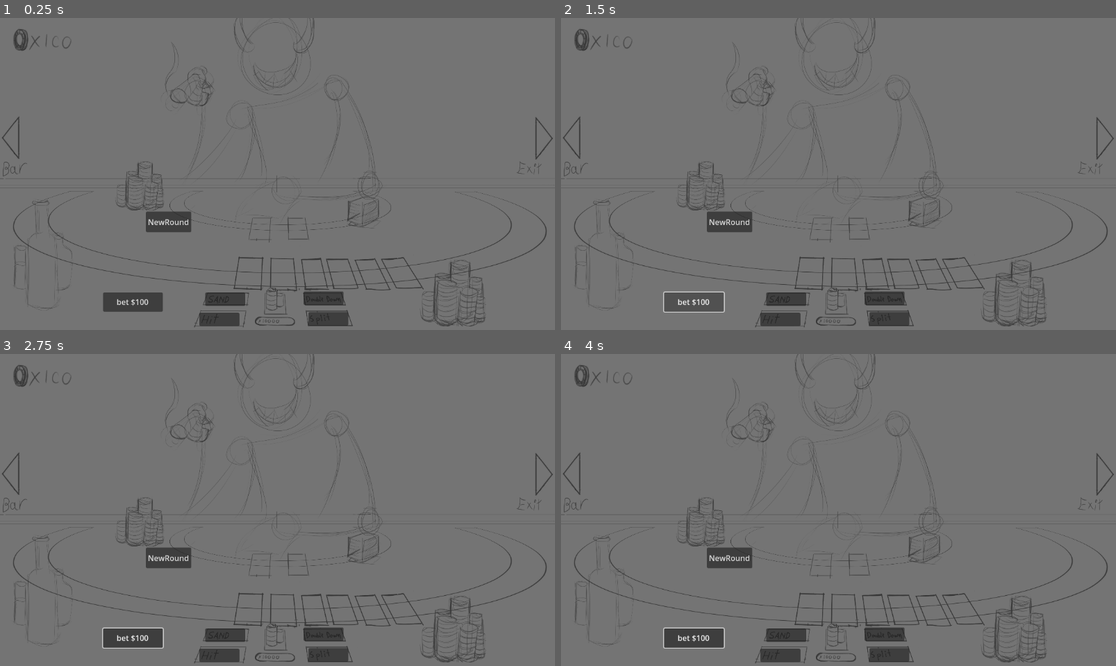
Above: before the commit, frames 1-4 (two rows, left to right).
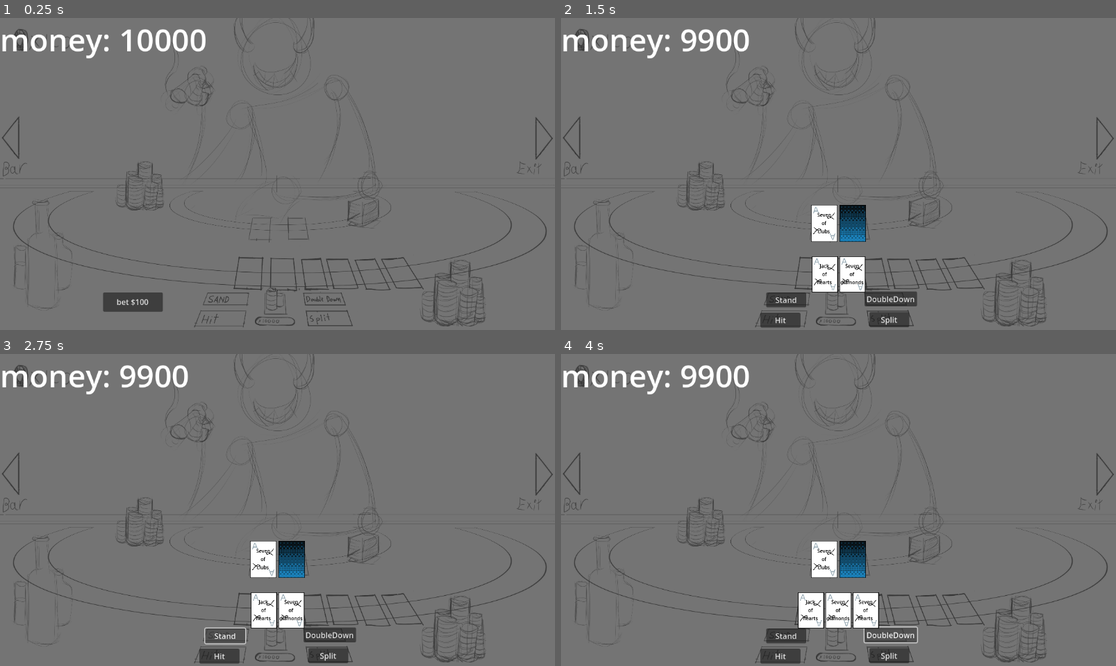
Above: after the commit, the same moments.

Repository: Green-Shirt-Games/GWJ-83
Game: Godot game, scene res://Scenes/table_scene.tscn
Two runs of this game, one before a commit and one after it. Both use one fixed random seed, a clock stepped at 60 frames per second and the inputs below. This scene is started directly instead of the project's main scene.
Inputs (mouse positions are in pixels of both pictures, inside the frame that each line leads up to; where the layout moved, square brackets give the same spot in the first picture):
- Up to frame 1 (0.25 s): no input
- Up to frame 2 (1.5 s): click (788, 298) at 0.52 s; click "bet $100" at 1.25 s
- Up to frame 3 (2.75 s): click (227, 634) at 2 s
- Up to frame 4 (4 s): click (783, 656) at 2.75 s; click (888, 634) [882, 634] at 3.5 s

The runs differ from the first frame. In frame 1, 2.7% of the frame differs, in the area x 0-63%, y 3-99%; in frame 2, 4.7%; in frame 3, 4.8%; in frame 4, 5.3%, in the area x 0-65%, y 3-100%.
Error before the commit: Parse Error: Could not find type "GAME_STATES" in the current scope. (res://Scripts/table_scene.gd:7)

Commit message:
mid-progress break

Diff:
--- a/Scenes/SubScenes/card_visual.tscn
+++ b/Scenes/SubScenes/card_visual.tscn
@@ -4,31 +4,46 @@
 [ext_resource type="Texture2D" uid="uid://n5jnt3i647ax" path="res://Assets/Placeholders/ph_card_front.png" id="2_81gq5"]
 [ext_resource type="Texture2D" uid="uid://di7rlqs3bru4s" path="res://Assets/Placeholders/ph_card_back.png" id="3_v2y36"]
 
-[node name="CardVisual" type="Node2D" node_paths=PackedStringArray("front_sprite", "back_sprite")]
+[node name="CardVisual" type="TextureRect" node_paths=PackedStringArray("temp_card_info")]
+anchors_preset = -1
+anchor_right = 0.217014
+anchor_bottom = 0.540123
+grow_horizontal = 2
+grow_vertical = 2
+size_flags_vertical = 3
+mouse_filter = 2
+texture = ExtResource("2_81gq5")
+expand_mode = 3
 script = ExtResource("1_06vqg")
 face_up = true
-front_sprite = NodePath("CardFront")
-back_sprite = NodePath("CardBack")
-metadata/_edit_lock_ = true
+front_sprite = ExtResource("2_81gq5")
+back_sprite = ExtResource("3_v2y36")
+temp_card_info = NodePath("Control/temp_CardInfo")
+metadata/_edit_use_anchors_ = true
 
-[node name="CardFront" type="Sprite2D" parent="."]
-texture = ExtResource("2_81gq5")
-metadata/_edit_lock_ = true
+[node name="Control" type="Control" parent="."]
+layout_mode = 1
+anchors_preset = 15
+anchor_right = 1.0
+anchor_bottom = 1.0
+grow_horizontal = 2
+grow_vertical = 2
+mouse_filter = 2
+metadata/_edit_use_anchors_ = true
 
-[node name="CardBack" type="Sprite2D" parent="."]
-visible = false
-texture = ExtResource("3_v2y36")
-metadata/_edit_lock_ = true
-
-[node name="temp_CardInfo" type="Label" parent="."]
-offset_left = -120.0
-offset_top = -170.0
-offset_right = 119.0
-offset_bottom = 171.0
+[node name="temp_CardInfo" type="Label" parent="Control"]
+layout_mode = 1
+anchors_preset = 15
+anchor_right = 1.0
+anchor_bottom = 1.0
+grow_horizontal = 2
+grow_vertical = 2
 size_flags_horizontal = 4
-mouse_filter = 0
 theme_override_colors/font_color = Color(0, 0, 0, 1)
-theme_override_font_sizes/font_size = 32
+theme_override_font_sizes/font_size = 10
 text = "Ace of Spades"
 horizontal_alignment = 1
 vertical_alignment = 1
+text_overrun_behavior = 1
+visible_characters_behavior = 1
+metadata/_edit_use_anchors_ = true
--- a/Scenes/table_scene.tscn
+++ b/Scenes/table_scene.tscn
@@ -1,44 +1,86 @@
-[gd_scene load_steps=3 format=3 uid="uid://c3fhimy2ae3ts"]
+[gd_scene load_steps=4 format=3 uid="uid://c3fhimy2ae3ts"]
 
 [ext_resource type="Texture2D" uid="uid://sgy263fhrdw2" path="res://Assets/ScenePlans/Black_Jack_Table_V02.3.png" id="1_rijoi"]
 [ext_resource type="Script" uid="uid://c2ykj02lybxxg" path="res://Scripts/table_scene.gd" id="1_u3oja"]
+[ext_resource type="Script" uid="uid://cc0j6473b8qdl" path="res://Scripts/Classes/card_hand.gd" id="3_hwd2d"]
 
-[node name="TableScene" type="Control"]
+[node name="TableScene" type="Control" node_paths=PackedStringArray("player_hands", "dealer_hand", "bet_buttons_container", "play_buttons_container", "player_money_label")]
 layout_mode = 3
 anchors_preset = 15
 anchor_right = 1.0
 anchor_bottom = 1.0
 grow_horizontal = 2
 grow_vertical = 2
+mouse_filter = 2
 script = ExtResource("1_u3oja")
+player_hands = NodePath("PlayerHands")
+dealer_hand = NodePath("DealerHand")
+bet_buttons_container = NodePath("BetButtons")
+play_buttons_container = NodePath("PlayButtons")
+player_money_label = NodePath("PlayerMoneyLabel")
 
-[node name="StandButton" type="Button" parent="." groups=["PlayButtons"]]
+[node name="PlayerMoneyLabel" type="Label" parent="."]
+layout_mode = 0
+offset_right = 326.0
+offset_bottom = 108.0
+theme_override_font_sizes/font_size = 64
+text = "10000"
+
+[node name="BetButtons" type="Control" parent="."]
+anchors_preset = 0
+offset_right = 40.0
+offset_bottom = 40.0
+mouse_filter = 2
+
+[node name="temp_place_100_bet" type="Button" parent="BetButtons"]
+layout_mode = 0
+offset_left = 214.0
+offset_top = 570.0
+offset_right = 338.0
+offset_bottom = 610.0
+text = "bet $100"
+
+[node name="PlayButtons" type="Control" parent="."]
+visible = false
+layout_mode = 1
+anchors_preset = 15
+anchor_right = 1.0
+anchor_bottom = 1.0
+grow_horizontal = 2
+grow_vertical = 2
+mouse_filter = 2
+
+[node name="StandButton" type="Button" parent="PlayButtons"]
 layout_mode = 0
 offset_left = 426.0
 offset_top = 570.0
 offset_right = 509.0
 offset_bottom = 598.0
+text = "Stand"
 
-[node name="HitButton" type="Button" parent="." groups=["PlayButtons"]]
+[node name="HitButton" type="Button" parent="PlayButtons"]
 layout_mode = 0
 offset_left = 414.0
 offset_top = 612.0
 offset_right = 497.0
 offset_bottom = 640.0
+text = "Hit"
 
-[node name="DoubleDownButton" type="Button" parent="." groups=["PlayButtons"]]
+[node name="DoubleDownButton" type="Button" parent="PlayButtons"]
 layout_mode = 0
 offset_left = 630.0
 offset_top = 568.0
 offset_right = 713.0
 offset_bottom = 596.0
+text = "DoubleDown"
 
-[node name="SplitButton" type="Button" parent="." groups=["PlayButtons"]]
+[node name="SplitButton" type="Button" parent="PlayButtons"]
 layout_mode = 0
 offset_left = 640.0
 offset_top = 611.0
 offset_right = 723.0
 offset_bottom = 639.0
+text = "Split"
 
 [node name="ScenePlan" type="TextureRect" parent="."]
 z_index = -10
@@ -48,6 +90,7 @@
 anchor_bottom = 1.0
 grow_horizontal = 2
 grow_vertical = 2
+mouse_filter = 2
 texture = ExtResource("1_rijoi")
 expand_mode = 1
 metadata/_edit_lock_ = true
@@ -60,13 +103,16 @@
 anchor_bottom = 1.0
 grow_horizontal = 2
 grow_vertical = 2
+mouse_filter = 2
 color = Color(0.278431, 0.278431, 0.278431, 0.756863)
 metadata/_edit_lock_ = true
 
 [node name="temp_buttons" type="Control" parent="."]
+visible = false
 anchors_preset = 0
 offset_right = 40.0
 offset_bottom = 40.0
+mouse_filter = 2
 
 [node name="NewRound" type="Button" parent="temp_buttons"]
 layout_mode = 0
@@ -77,10 +123,43 @@
 text = "NewRound
 "
 
-[node name="temp_place_100_bet" type="Button" parent="." groups=["BetButtons"]]
+[node name="DrawCardsButton" type="Button" parent="temp_buttons"]
 layout_mode = 0
-offset_left = 214.0
-offset_top = 570.0
-offset_right = 338.0
-offset_bottom = 610.0
-text = "bet $100"
+offset_left = 290.0
+offset_top = 449.0
+offset_right = 384.0
+offset_bottom = 480.0
+text = "draw cards"
+
+[node name="PlayerHands" type="HBoxContainer" parent="."]
+layout_mode = 0
+offset_top = 495.0
+offset_right = 1152.0
+offset_bottom = 570.0
+theme_override_constants/separation = 18
+alignment = 1
+
+[node name="PlayerHand_0" type="HBoxContainer" parent="PlayerHands"]
+z_index = 7
+layout_mode = 2
+mouse_filter = 2
+alignment = 1
+script = ExtResource("3_hwd2d")
+metadata/_custom_type_script = "uid://cc0j6473b8qdl"
+
+[node name="DealerHand" type="HBoxContainer" parent="."]
+z_index = 7
+layout_mode = 0
+offset_top = 388.0
+offset_right = 1152.0
+offset_bottom = 465.0
+mouse_filter = 2
+alignment = 1
+script = ExtResource("3_hwd2d")
+metadata/_custom_type_script = "uid://cc0j6473b8qdl"
+
+[connection signal="pressed" from="BetButtons/temp_place_100_bet" to="." method="_on_temp_place_100_bet_pressed"]
+[connection signal="pressed" from="PlayButtons/StandButton" to="." method="_on_stand_button_pressed"]
+[connection signal="pressed" from="PlayButtons/HitButton" to="." method="_on_hit_button_pressed"]
+[connection signal="pressed" from="PlayButtons/SplitButton" to="." method="_on_split_button_pressed"]
+[connection signal="pressed" from="temp_buttons/DrawCardsButton" to="." method="_on_draw_cards_button_pressed"]
--- /dev/null
+++ b/Scripts/Classes/card_hand.gd
@@ -0,0 +1,42 @@
+class_name CardHand
+extends HBoxContainer
+
+var bust : bool = false
+var best_score : int = 0 :
+	set(value):
+		print("new best score: " , value)
+		best_score = value
+
+func _ready() -> void:
+	child_entered_tree.connect(_update_best_score)
+
+func reset() -> void:
+	for child in get_children():
+		child.queue_free()
+	bust = false
+
+func _update_best_score(_child : Node):
+	print("Child entered, calcualating new best score")
+	var possible_scores : Array[int] = [0]
+	for card in get_children():
+		if card is CardVisual:
+			var new_possible_scores : Array[int] = []
+			for value in card.card_data.get_card_values():
+				for score in possible_scores:
+					new_possible_scores.append(value + score)
+			possible_scores = new_possible_scores
+
+	var to_bust : bool = false
+	for score in possible_scores:
+		if score < Global.POINTS_LIMIT:
+			to_bust = true
+			break
+	if to_bust:
+		bust = true
+		best_score = possible_scores.min()
+	else:
+		var max_score := 0
+		for score in possible_scores:
+			if score > max_score and score <= Global.POINTS_LIMIT:
+				max_score = score
+		best_score = max_score
--- a/Scripts/Globals/Global.gd
+++ b/Scripts/Globals/Global.gd
@@ -3,3 +3,16 @@
 enum CARD_SUITS{SPADE, HEART, DIAMOND, CLUB}
 enum CARD_VALUES{VA, V2, V3, V4, V5, V6, V7, V8, V9, V10, VJ, VQ, VK}
 enum GAME_STATES { BETTING, DEALING, PLAYER_TURN, DEALER_TURN, RESULT, RESET}
+
+const SUBSCENE_PATHS : Dictionary[String, String] = {
+	"card_visual" : "res://Scenes/SubScenes/card_visual.tscn" ,
+}
+
+const POINTS_LIMIT = 41
+
+# Player's data
+var money = 10000 :
+	set(value):
+		money = value
+		money_changed.emit()
+signal money_changed
--- a/Scripts/SubScenes/card_visual.gd
+++ b/Scripts/SubScenes/card_visual.gd
@@ -1,14 +1,29 @@
 class_name CardVisual
-extends Node2D
+extends TextureRect
 
 @export var face_up : bool = false
 @export var card_data : CardData
+
+@export var front_sprite : Texture2D
+@export var back_sprite : Texture2D
 @export_group("Internal connections")
-@export var front_sprite : Sprite2D
-@export var back_sprite : Sprite2D
 @export var temp_card_info : Label
 
+func _ready() -> void:
+	update_visual()
+
+func get_data(card : CardData, _face_up : bool = true) -> void:
+	card_data = card
+	face_up = _face_up
+
 func update_visual() -> void:
-	front_sprite.visible = face_up
-	back_sprite.visible = !face_up
+	if face_up:
+		texture = front_sprite
+	else:
+		texture = back_sprite
 	temp_card_info.text = card_data.get_card_name().replace(" ", "\n")
+	temp_card_info.visible = face_up
+
+func reveal() -> void:
+	face_up = true
+	update_visual()
--- a/Scripts/table_scene.gd
+++ b/Scripts/table_scene.gd
@@ -1,53 +1,69 @@
 extends Control
 
-
+@export_group("Internal connections")
+@export var player_hands : HBoxContainer
+@export var dealer_hand : CardHand
+@export var bet_buttons_container : Control
+@export var play_buttons_container : Control
+@export var player_money_label : Label
 
 # temp code, to be moved to separate GamaManager, to keep data about table between scene changes
-
-var current_state : GAME_STATES
+var active_player_hand : int = 0
+var current_state : Global.GAME_STATES
 var draw_deck : Array[CardData] = []
 var discard_deck : Array[CardData] = []
+var bet : int = 0
 signal state_changed
 
+func _ready() -> void:
+	_game_start()
+	_change_state(Global.GAME_STATES.BETTING)
+	Global.money_changed.connect(_update_money_label)
+	_update_money_label()
 
-
-func _ready() -> void:
-	_prepare_deck()
-	_change_state(GAME_STATES.BETTING)
-
-func _change_state(new_state : GAME_STATES) -> void:
+func _change_state(new_state : Global.GAME_STATES) -> void:
 	current_state = new_state
 	state_changed.emit()
 	match current_state:
-		GAME_STATES.BETTING:
+		Global.GAME_STATES.BETTING:
 			pass
 			# enable bet buttons
+			bet_buttons_container.visible = true
 			# disable card action buttons
+			play_buttons_container.visible = false
 			# wait for player to confirm bet
-		GAME_STATES.DEALING:
+		Global.GAME_STATES.DEALING:
 			# enable
 			# disable all player's actions
+			bet_buttons_container.visible = false
+			play_buttons_container.visible = false
 			# draw cards for player and dealer
+			for i in 2:
+				_add_card_to_player_hand()
+			_add_card_to_dealer_hand(true)
+			_add_card_to_dealer_hand(false) # second drawn card is face down
 			# wait for animations to finish
-			pass
-		GAME_STATES.PLAYER_TURN:
+			_change_state(Global.GAME_STATES.PLAYER_TURN)
+		Global.GAME_STATES.PLAYER_TURN:
 			# enable action buttons
+			play_buttons_container.visible = true
 			# disable card bet buttons
+			bet_buttons_container.visible = false
 			# wait for player to stand, bust or double_down
 			pass
-		GAME_STATES.DEALER_TURN:
+		Global.GAME_STATES.DEALER_TURN:
 			# enable
 			# disable all player's actions
 			# dealer reveals hole_card, draws 'till value of cards is 17+
 			# wait for dealers' bust or stand
 			pass
-		GAME_STATES.RESULT:
+		Global.GAME_STATES.RESULT:
 			# disable all player's actions
 			# check for dealer's bust, if not - check who's value is bigger
 			# add/remove/keep player's bet acording to results
 			# wait for animation to finish
 			pass
-		GAME_STATES.RESET:
+		Global.GAME_STATES.RESET:
 			pass
 			# disable all player's actions
 			# put all played cards in discard deck
@@ -72,3 +88,55 @@
 					suit as Global.CARD_SUITS
 					)
 				)
+
+#region CardDraw
+func _add_card_to_player_hand() -> void:
+	print(player_hands.get_child(active_player_hand))
+	player_hands.get_child(active_player_hand).add_child(_draw_card())
+
+func _add_card_to_dealer_hand(face_up : bool) -> void:
+	var new_card : CardVisual = _draw_card()
+	new_card.face_up = face_up
+	dealer_hand.add_child(new_card)
+	new_card.update_visual()
+
+func _draw_card() -> CardVisual:
+	var card : CardVisual = (load(Global.SUBSCENE_PATHS.card_visual) as PackedScene).instantiate()
+	card.get_data(draw_deck.pop_front())
+	return card
+#endregion
+
+func _get_best_score(in_container : CardHand) -> int:
+	return in_container._get_best_score()
+
+func _player_lost() -> void:
+	pass
+
+
+func _on_draw_cards_button_pressed() -> void:
+	_change_state(Global.GAME_STATES.DEALING)
+
+func _on_temp_place_100_bet_pressed() -> void:
+	bet = 100
+	Global.money -= bet
+	_change_state(Global.GAME_STATES.DEALING)
+
+func _update_money_label() -> void:
+	player_money_label.text = "money: " + str(Global.money)
+
+func _on_hit_button_pressed() -> void:
+	_add_card_to_player_hand()
+
+
+func _on_split_button_pressed() -> void:
+	player_hands.add_child(CardHand.new())
+	player_hands.get_child(0).get_child(1).reparent(
+		player_hands.get_child(1)
+	)
+
+
+func _on_stand_button_pressed() -> void:
+	if player_hands.get_child_count() > active_player_hand + 1:
+		active_player_hand += 1
+	else:
+		print("Done")
Not shown, added: Scripts/Classes/card_hand.gd.uid
